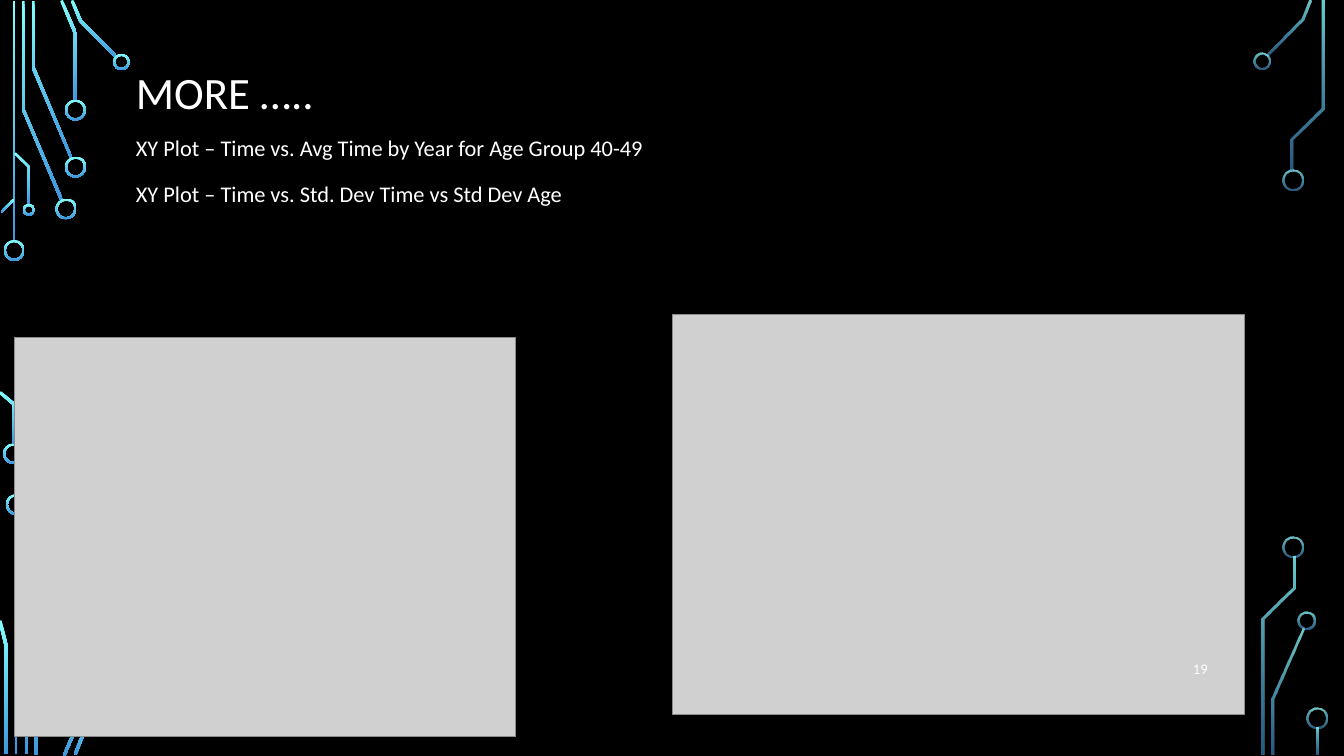
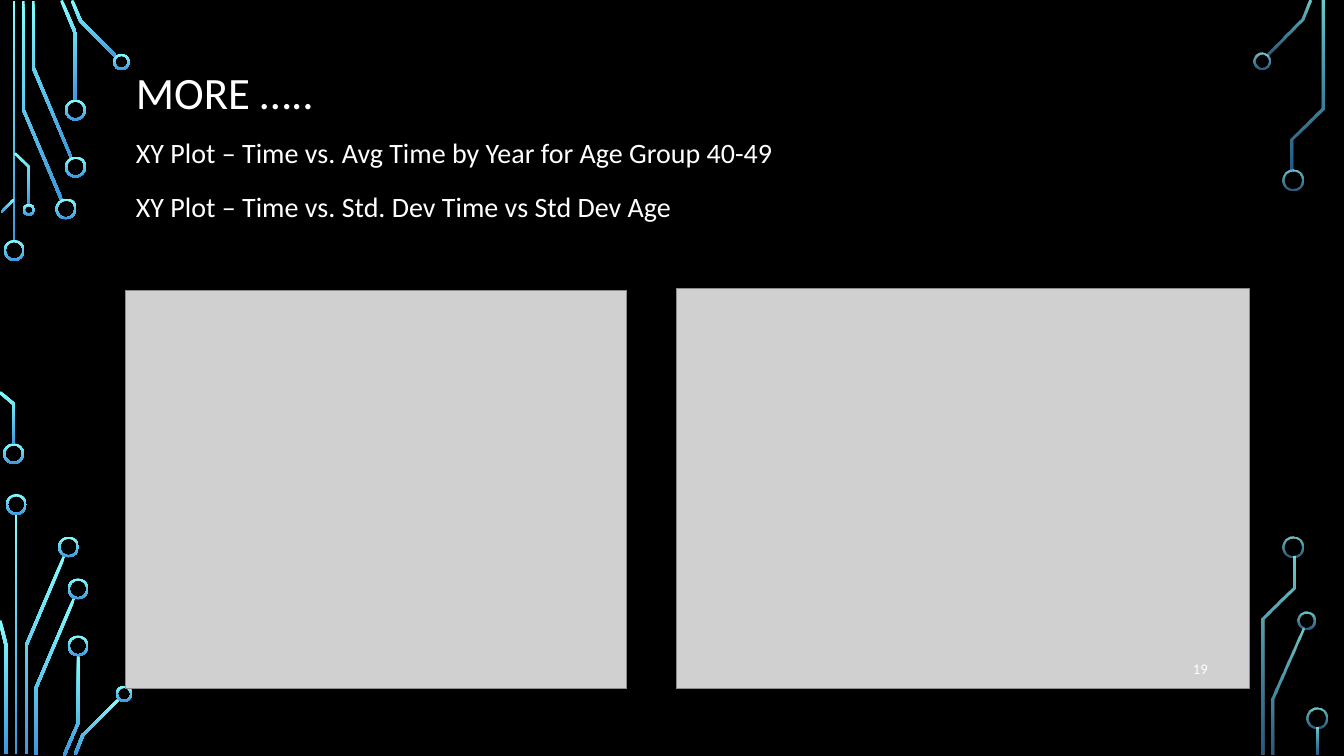
Before and after one commit to elkinst65/QTW_08, a slide deck: slide 19 of infographic.pptx. Drawn at 1344x756 pixels with LibreOffice and Linux fonts; fonts in the diff are those of the drawing; grey boxes stand for pictures; background and template pictures are left out. Boxes give left, top, right and bottom in pixels: in the first picture for what was removed or moved away, otherwise in the second. Text is boxed around its words. In the diff, an @@ line names an element or a change of style, - is before the commit and + after.

```diff
--- a/infographic.pptx
+++ b/infographic.pptx
@@ text "XY Plot – Time vs. ..." at (x1=136, y1=143, x2=772, y2=222): size 16 to 20 pt @@
@@ picture moved from (x1=15, y1=338, x2=516, y2=737) to (x1=126, y1=290, x2=627, y2=690) @@
@@ picture moved from (x1=673, y1=315, x2=1245, y2=715) to (x1=677, y1=288, x2=1249, y2=689) @@
@@ group added at (x1=58, y1=536, x2=133, y2=702): 4 freeform shapes @@
```
Also in this commit, not shown: 17 other slides changed, 1 slide added, 1 other file.
